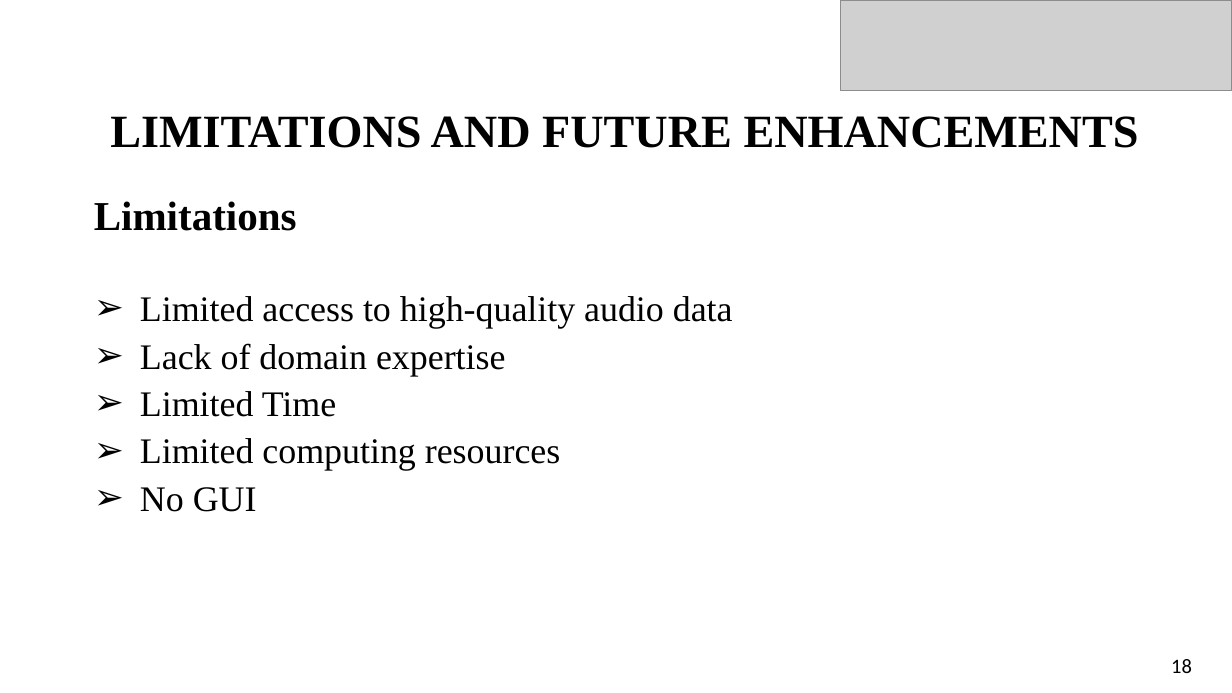
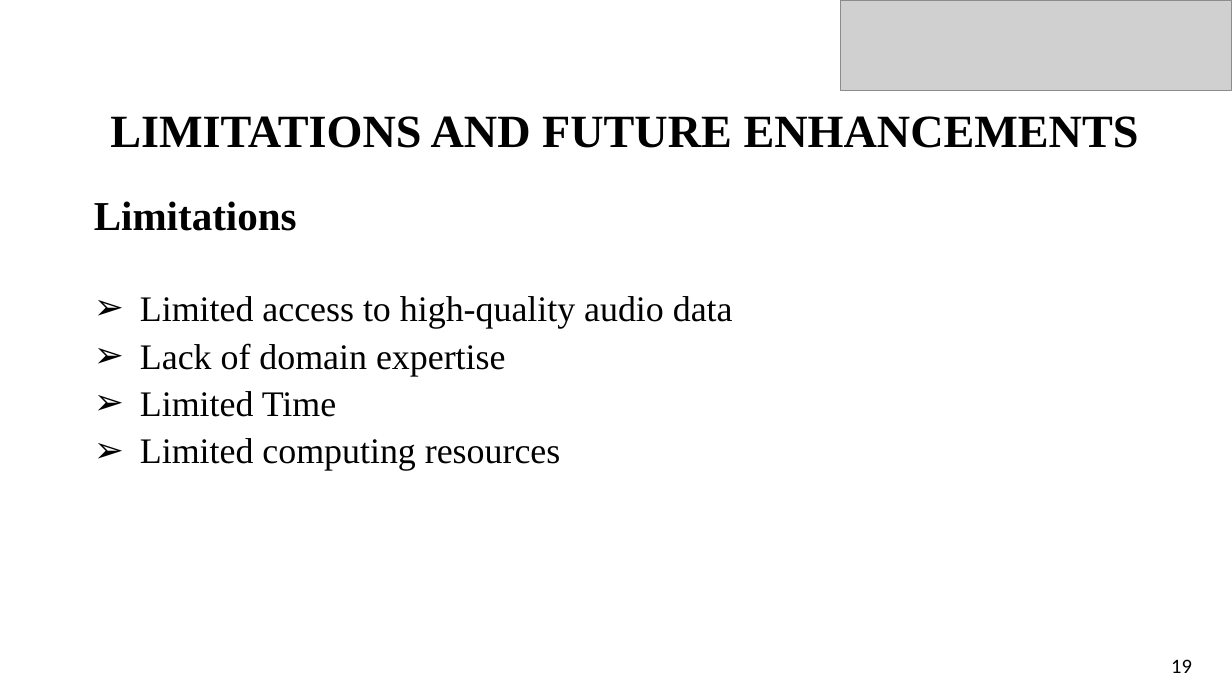
Before and after one commit to sushantbro11/Music_Genre_Classification, a slide deck: slide 19 of Final defense ppt format.pptx (slide 18 before the commit). Drawn at 1232x693 pixels with LibreOffice and Linux fonts; fonts in the diff are those of the drawing; grey boxes stand for pictures. Boxes give left, top, right and bottom in pixels: in the first picture for what was removed or moved away, otherwise in the second. Text is boxed around its words. In the diff, an @@ line names an element or a change of style, - is before the commit and + after.

```diff
--- a/Final defense ppt format.pptx
+++ b/Final defense ppt format.pptx
@@ text at bbox=[140, 487, 257, 512]: paragraph removed @@
-➢ No GUI
@@ page number at bbox=[1171, 659, 1192, 673]: text changed @@
-18
+19
```
Also in this commit, not shown: 5 other slides changed, 1 slide added, 2 other files.
